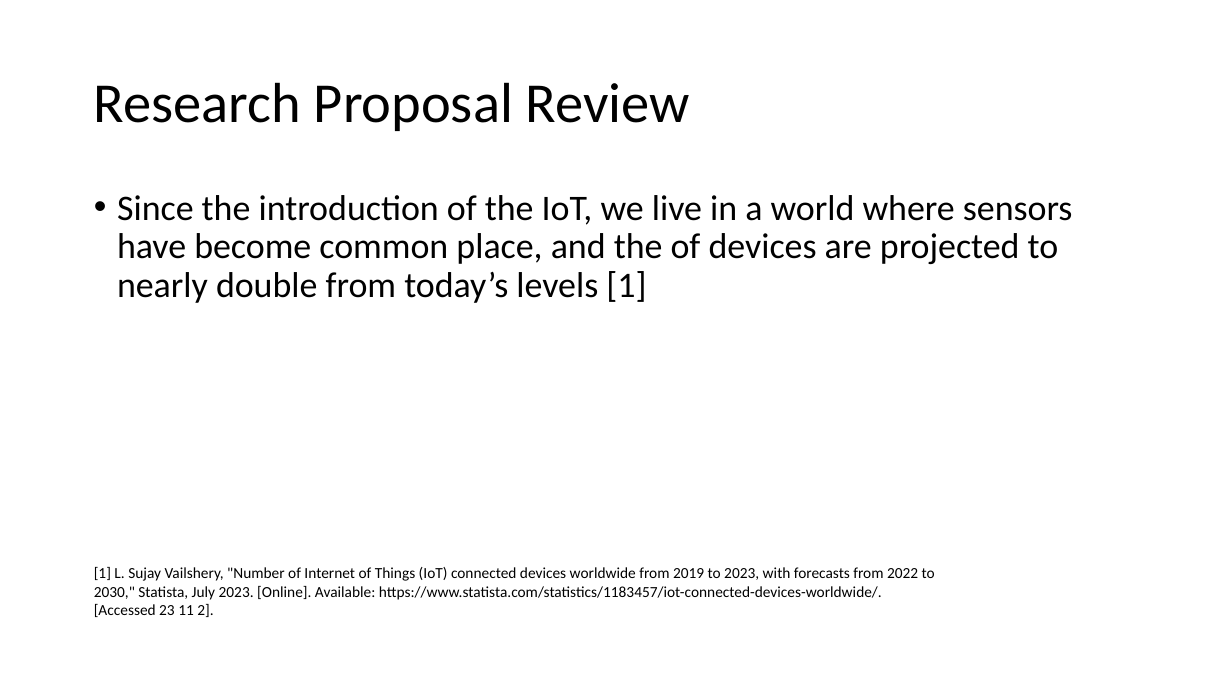
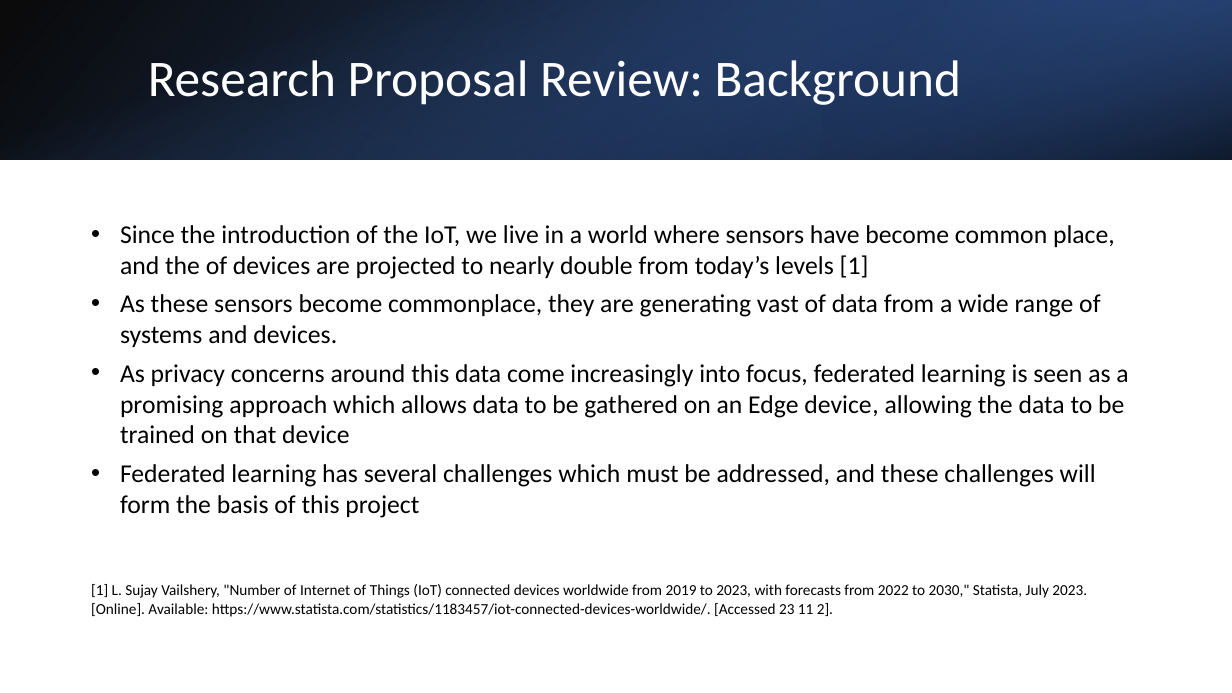
Before and after one commit to ofithcheallaigh/phd, a slide deck: slide 3 of Presentations/Supervisor Meetings/2024/20240209.pptx. Drawn at 1232x693 pixels with LibreOffice and Linux fonts; fonts in the diff are those of the drawing. Boxes give left, top, right and bottom in pixels: in the first picture for what was removed or moved away, otherwise in the second. Text is boxed around its words. In the diff, an @@ line names an element or a change of style, - is before the commit and + after.

```diff
--- a/Presentations/Supervisor Meetings/2024/20240209.pptx
+++ b/Presentations/Supervisor Meetings/2024/20240209.pptx
@@ rectangle added at bbox=[0, 0, 1232, 159], fill gradient #000000 to #2F5597 @@
@@ rectangle added at bbox=[0, 0, 1232, 159], fill gradient #4472C4 to #000000 @@
@@ rectangle added at bbox=[822, 0, 1232, 159], fill gradient #203864 to #4472C4 @@
@@ title at bbox=[148, 60, 961, 105]: text changed; size 44 to 40 pt; text colour #000000 to #FFFFFF @@
-Research Proposal Review
+Research Proposal Review: Background
@@ text "Since the introduction of the ...": place and size @@
-text "Since the introduction of the ..." at bbox=[117, 195, 1073, 303]
+text "Since the introduction of the ..." at bbox=[120, 225, 1128, 518]
@@ text at bbox=[120, 225, 1115, 279]: size 28 to 20 pt in "Since the introduction of the IoT, we ..."; indent changed; line spacing 0.9 to 1; less space between paragraphs @@
@@ text at bbox=[120, 294, 1128, 518]: paragraphs added @@
+• As these sensors become commonplace, they are generating vast of data from a wide range of systems and devices.
+• As privacy concerns around this data come increasingly into focus, federated learning is seen as a promising approach which allows data to be gathered on an Edge device, allowing the data to be trained on that device
+• Federated learning has several challenges which must be addressed, and these challenges will form the basis of this project
@@ text "[1] L. Sujay Vailshery, "Number ...": place and size @@
-text "[1] L. Sujay Vailshery, "Number ..." at bbox=[94, 567, 935, 617]
+text "[1] L. Sujay Vailshery, "Number ..." at bbox=[91, 584, 1087, 617]
@@ text "[1] L. Sujay Vailshery, "Number ..." at bbox=[91, 584, 1087, 617]: size 12 to 11.9 pt; more space between paragraphs @@
```
Also in this commit, not shown: 2 other slides changed, 1 slide added.
